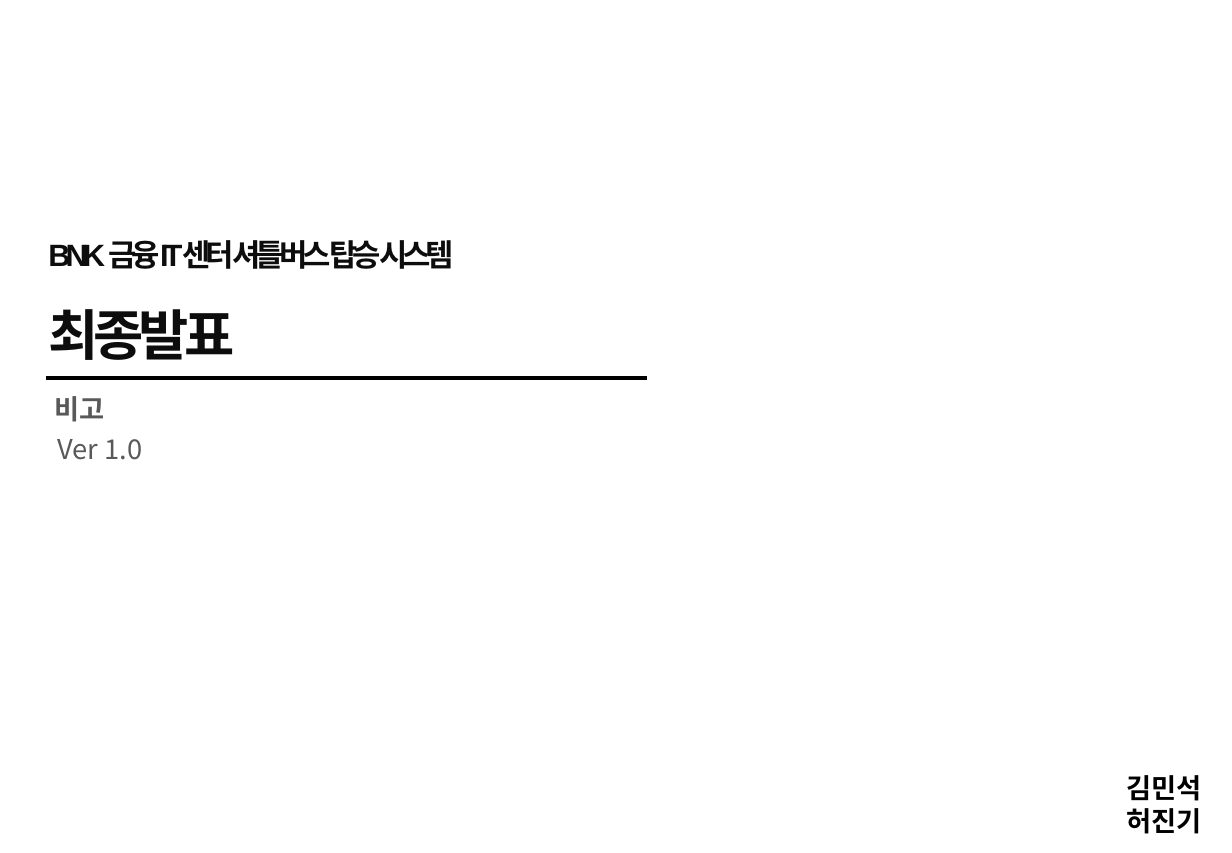
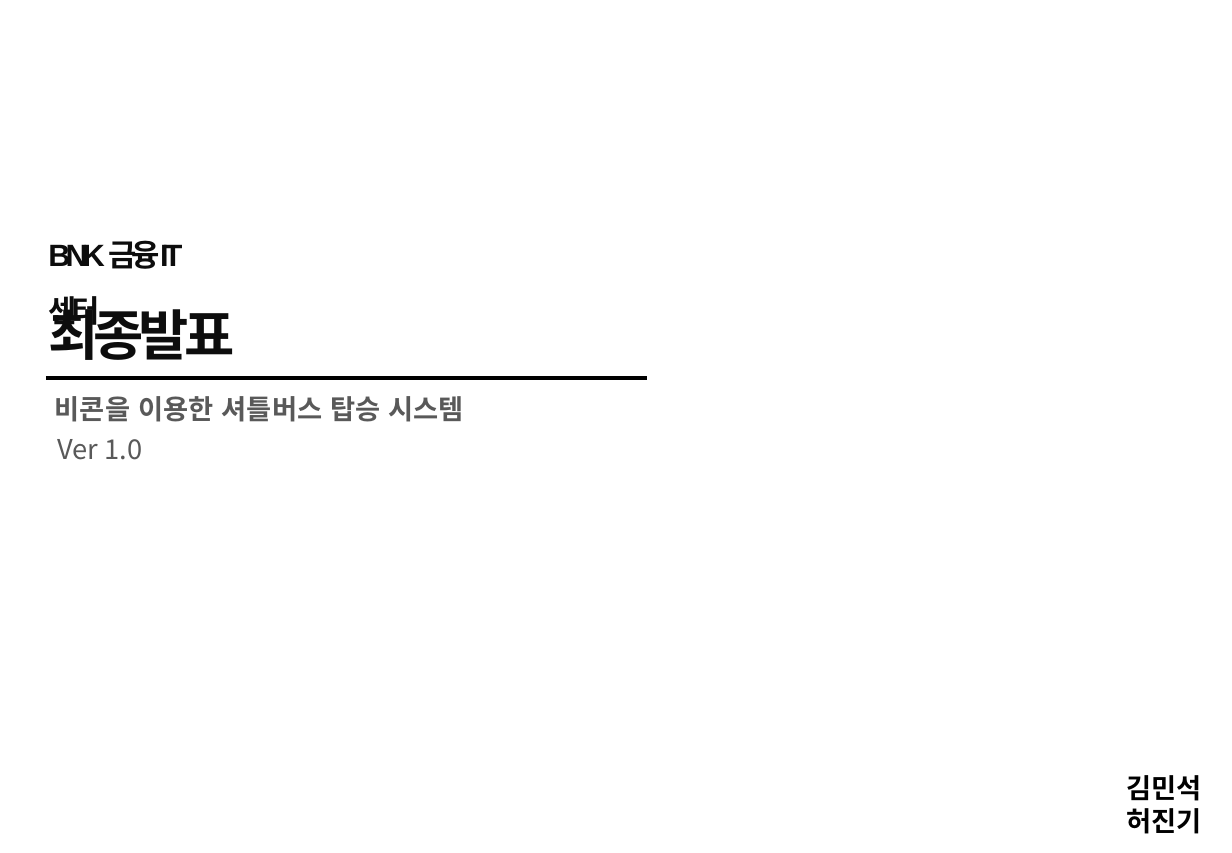
Before and after one commit to 201324549/BeaconProject, a slide deck: slide 1 of ShuttleBusFinalPresentation(v1.1)_ing.pptx. Drawn at 1232x853 pixels with LibreOffice and Linux fonts; fonts in the diff are those of the drawing; background and template pictures are left out. Boxes give left, top, right and bottom in pixels: in the first picture for what was removed or moved away, otherwise in the second. Text is boxed around its words. In the diff, an @@ line names an element or a change of style, - is before the commit and + after.

```diff
--- a/ShuttleBusFinalPresentation(v1.1)_ing.pptx
+++ b/ShuttleBusFinalPresentation(v1.1)_ing.pptx
@@ text at (48, 240, 182, 269): text changed @@
-BNK 금융IT센터 셔틀버스 탑승 시스템
+BNK 금융IT센터
@@ text at (55, 396, 464, 422): text changed @@
-비고
+비콘을 이용한 셔틀버스 탑승 시스템
```
Also in this commit, not shown: 6 other slides changed, 3 slides added, 1 slide removed.
